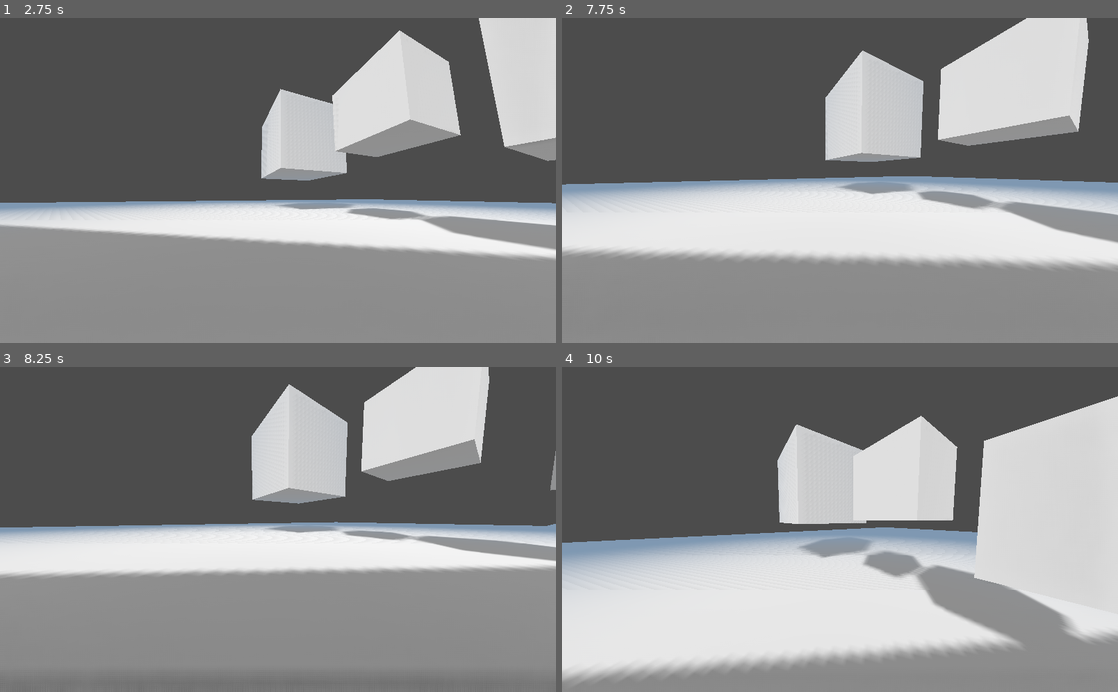
Above: before the commit, frames 1-4 (two rows, left to right).
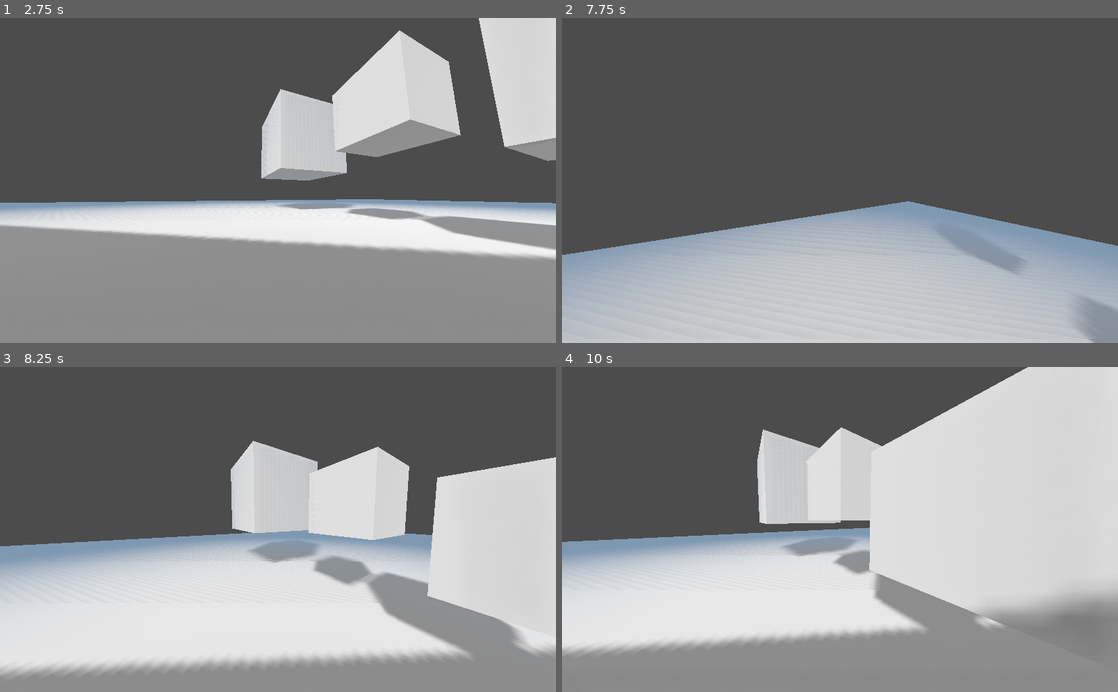
Above: after the commit, the same moments.

Repository: LoslierDimitri/Vampire
Game: Godot game, scene res://Main/Main.tscn
Two runs of this game, one before a commit and one after it. Both use one fixed random seed, a clock stepped at 60 frames per second and the inputs below.
Inputs (mouse positions are in pixels of both pictures, inside the frame that each line leads up to):
- Up to frame 1 (2.75 s): click "NEW_GAME" at 0.5 s; click "PROFIL_1" at 1.25 s; move the mouse to (305, 180) at 2.02 s; hold C (c) from 2.03 s (still down); tap D (d) at 2.3 s
- Up to frame 2 (7.75 s): tap Enter at 2.75, 7.25 s; move the mouse to (812, 180) at 2.77 s; release C (c) at 2.78 s; tap D (d) at 2.85 s; tap A (q) at 3.05 s; tap Space (space) at 3.5 s; move the mouse to (851, 174) at 3.52 s; hold A (q) 3.53-4.28 s; tap S (s) at 3.8, 4.35 s; move the mouse to (834, 187) at 4.27 s; tap Shift (shift) at 4.55 s; move the mouse to (878, 183) at 5.02 s; hold Shift (shift) 5.03-5.75 s; tap W (z) at 5.3, 7.35 s; tap Escape (esc) at 5.65 s; click "SAVE" at 5.75 s; click "CONTINUE" at 6.5 s; move the mouse to (795, 177) at 7.27 s; tap P (p, bound only after the commit) at 7.55 s
- Up to frame 3 (8.25 s): move the mouse to (283, 529) at 8.02 s; hold C (c) from 8.03 s (still down); tap P (p, bound only after the commit) at 8.1 s
- Up to frame 4 (10 s): tap Space (space) at 8.75 s; move the mouse to (817, 523) at 8.77 s; release C (c) at 8.78 s; tap C (c) at 8.85 s; tap D (d) at 9.05 s; move the mouse to (867, 529) at 9.52 s; hold D (d) from 9.53 s (still down); tap A (q) at 9.8 s

Frame 1 is identical in both runs. In frame 2, 62% of the frame differs, in the area x 0-100%, y 0-100%; in frame 3, 55%; in frame 4, 23%.

Commit message:
Save and load WIP
Save and load are WIP for now. Need to deserialize seved data and update the game.

Todo:
Finish save and load, update the game after load. Optimize loading if same map.

Diff:
--- a/Vampire_godot/Main/Main.tscn
+++ b/Vampire_godot/Main/Main.tscn
@@ -16,12 +16,15 @@
 [ext_resource path="res://Interface/Interface_menu_mission_rune.tscn" type="PackedScene" id=14]
 [ext_resource path="res://Interface/Interface_menu_mission_objective.tscn" type="PackedScene" id=15]
 [ext_resource path="res://Interface/Interface_menu_mission_object.tscn" type="PackedScene" id=16]
+[ext_resource path="res://Main/Save_data.tscn" type="PackedScene" id=17]
 
 [node name="Main" type="Spatial"]
 pause_mode = 2
 script = ExtResource( 1 )
 
 [node name="Save_load" parent="." instance=ExtResource( 8 )]
+
+[node name="Save_data" parent="." instance=ExtResource( 17 )]
 
 [node name="Interface_menu_load_game_profil" parent="." instance=ExtResource( 11 )]
 
--- /dev/null
+++ b/Vampire_godot/Main/Save_data.tscn
@@ -0,0 +1,6 @@
+[gd_scene load_steps=2 format=2]
+
+[ext_resource path="res://Script/Save_data.gd" type="Script" id=1]
+
+[node name="Save_data" type="Spatial" groups=["Sava_data"]]
+script = ExtResource( 1 )
--- /dev/null
+++ b/Vampire_godot/Map/Map_02.tscn
@@ -0,0 +1,25 @@
+[gd_scene load_steps=2 format=2]
+
+[ext_resource path="res://Model/Cube_01.tscn" type="PackedScene" id=1]
+
+[node name="Map_02" type="Spatial"]
+
+[node name="Position_player_spawn" type="Position3D" parent="."]
+transform = Transform( 1, 0, 0, 0, 1, 0, 0, 0, 1, -6.94829, 12.827, -7.716 )
+
+[node name="Navigation" type="NavigationAgent" parent="."]
+
+[node name="NavigationMeshInstance" type="NavigationMeshInstance" parent="Navigation"]
+
+[node name="BakedLightmap" type="DirectionalLight" parent="Navigation/NavigationMeshInstance"]
+transform = Transform( 0.795484, 0.286419, -0.534012, 0, 0.881246, 0.472658, 0.605974, -0.375992, 0.701017, 0, 80.5348, 49.2106 )
+shadow_enabled = true
+
+[node name="Ground" parent="Navigation/NavigationMeshInstance" instance=ExtResource( 1 )]
+transform = Transform( 43.8008, 0, 0, 0, 1, 0, 0, 0, 43.8008, 0, 0, 0 )
+
+[node name="Cube_01" parent="Navigation/NavigationMeshInstance" instance=ExtResource( 1 )]
+transform = Transform( 3.14473, 0, 0, 0, 3.14473, 0, 0, 0, 3.14473, 8.13867, 5.80291, 6.9669 )
+
+[node name="Cube_02" parent="Navigation/NavigationMeshInstance" instance=ExtResource( 1 )]
+transform = Transform( 2.63673, 0, 0, 0, 2.63673, 0, 0, 0, 2.63673, 10.6455, 13.3533, 0 )
--- a/Vampire_godot/Script/Interface/Interface_menu_load_game_profil.gd
+++ b/Vampire_godot/Script/Interface/Interface_menu_load_game_profil.gd
@@ -9,10 +9,10 @@
 	main_node.change_interface(main_node.INTERFACE_MENU_LOAD_GAME_PROFIL, main_node.INTERFACE_MENU_MAIN, Input.MOUSE_MODE_VISIBLE, "MENU_MAIN", true)
 
 func _on_Button_profil_1_pressed():
-	pass # Replace with function body.
+	main_node.get_node("Save_load").load_file(1)
 
 func _on_Button_profil_2_pressed():
-	pass # Replace with function body.
+	main_node.get_node("Save_load").load_file(2)
 
 func _on_Button_profil_3_pressed():
-	pass # Replace with function body.
+	main_node.get_node("Save_load").load_file(3)
--- a/Vampire_godot/Script/Interface/Interface_menu_load_game_profil_selected.gd
+++ b/Vampire_godot/Script/Interface/Interface_menu_load_game_profil_selected.gd
@@ -9,7 +9,7 @@
 	main_node.change_interface(main_node.INTERFACE_MENU_LOAD_GAME_PROFIL_SELECTED, main_node.INTERFACE_MENU_PAUSE, Input.MOUSE_MODE_VISIBLE, "MENU_PAUSE", true)
 
 func _on_Button_load_1_pressed():
-	pass # Replace with function body.
+	main_node.get_node("Save_load").load_file(main_node.PROFIL)
 
 func _on_Button_load_2_pressed():
 	pass # Replace with function body.
--- a/Vampire_godot/Script/Interface/Interface_menu_new_game_profil.gd
+++ b/Vampire_godot/Script/Interface/Interface_menu_new_game_profil.gd
@@ -18,8 +18,8 @@
 	new_game(3)
 
 func new_game(profil):
-	main_node.load_scene("res://Map/Map_01.tscn", "Map_actual")
-	main_node.load_scene("res://Player/Player.tscn", "Player_actual")
+	main_node.load_scene_map("res://Map/Map_01.tscn", "Map_actual", "Map_01")
+	main_node.load_scene_player("res://Player/Player.tscn", "Player_actual")
 
 	var map_actual = get_parent().get_node("Map_actual")
 	var initial_player_position = map_actual.get_node("Position_player_spawn")
@@ -27,5 +27,6 @@
 	player_actual.global_transform.origin = initial_player_position.global_transform.origin
 
 	main_node.PROFIL = profil
+#	main_node.map_actual = "Map_01"
 
 	main_node.change_interface(main_node.INTERFACE_MENU_NEW_GAME_PROFIL, main_node.INTERFACE_MENU_NO, Input.MOUSE_MODE_CAPTURED, "MENU_NO", false)
--- a/Vampire_godot/Script/Interface/Interface_menu_pause.gd
+++ b/Vampire_godot/Script/Interface/Interface_menu_pause.gd
@@ -9,7 +9,7 @@
 	main_node.change_interface(main_node.INTERFACE_MENU_PAUSE, main_node.INTERFACE_MENU_NO, Input.MOUSE_MODE_CAPTURED, "MENU_NO", false)
 
 func _on_Button_save_pressed():
-#	main_node.get_node("Save_load").save_file(0)
+	main_node.get_node("Save_load").save_file(main_node.PROFIL)
 	pass
 
 func _on_Button_load_pressed():
--- a/Vampire_godot/Script/Main.gd
+++ b/Vampire_godot/Script/Main.gd
@@ -28,6 +28,8 @@
 
 var option_from
 
+var map_actual
+
 func _ready():
 	Input.set_mouse_mode(Input.MOUSE_MODE_VISIBLE)
 
@@ -53,6 +55,7 @@
 
 func _process(delta):
 	interface_control()
+	test_change_map()
 
 func interface_control():
 	if (STATE == "MENU_NO"):
@@ -77,7 +80,14 @@
 			remove_visible_interface(INTERFACE_MENU_MISSION_RUNE)
 			change_interface(INTERFACE_MENU_MISSION_OBJECT, INTERFACE_MENU_NO, Input.MOUSE_MODE_CAPTURED, "MENU_NO", false)
 
-func load_scene(load_scene, load_name):
+func load_scene_map(load_scene, load_name, node_name):
+	load_scene = load(load_scene)
+	load_instance = load_scene.instance()
+	load_instance.name = load_name
+	map_actual = node_name
+	add_child(load_instance)
+
+func load_scene_player(load_scene, load_name):
 	load_scene = load(load_scene)
 	load_instance = load_scene.instance()
 	load_instance.name = load_name
@@ -85,7 +95,7 @@
 
 func remove_scene(remove_name):
 	var node_to_remove = get_node(remove_name)
-	node_to_remove.queue_free()
+	node_to_remove.free()
 
 func change_interface(interface_from, interface_to, mouse_control, state, pause):
 	interface_from.visible = false
@@ -108,3 +118,19 @@
 
 func remove_visible_interface(interface):
 	interface.visible = false
+
+func test_change_map():
+	if (Input.is_action_just_pressed("p")):
+		remove_scene("Map_actual")
+
+		if (map_actual == "Map_01"):
+			load_scene_map("res://Map/Map_02.tscn", "Map_actual", "Map_02")
+		else:
+			load_scene_map("res://Map/Map_01.tscn", "Map_actual", "Map_01")
+
+		var map_actual = get_node("Map_actual")
+		var initial_player_position = map_actual.get_node("Position_player_spawn")
+		var player_actual = get_node("Player_actual")
+		player_actual.global_transform.origin = initial_player_position.global_transform.origin
+
+#		get_node("@Map_actual@2").name = "Map_actual"
--- a/Vampire_godot/Script/Player/Player.gd
+++ b/Vampire_godot/Script/Player/Player.gd
@@ -113,7 +113,9 @@
 	if event is InputEventMouseMotion:
 		rotate_y(deg2rad(-event.relative.x * mouse_sensitivity))
 		CAMERA_PIVOT.rotate_x(deg2rad(-event.relative.y * mouse_sensitivity))
-		CAMERA_PIVOT.rotation.x = clamp(CAMERA_PIVOT.rotation.x, deg2rad(-89), deg2rad(89))
+		CAMERA_PIVOT.rotation.x = clamp(CAMERA_PIVOT.rotation.x, deg2rad(-80), deg2rad(80))
+		CAMERA_PIVOT.rotation.y = 0
+		CAMERA_PIVOT.rotation.z = 0
 
 ##########################################################################
 func process_movement(delta):
--- /dev/null
+++ b/Vampire_godot/Script/Save_data.gd
@@ -0,0 +1,37 @@
+extends Spatial
+
+onready var main_node = get_parent()
+
+var map_actual
+var player_position
+var player_orientation
+
+func update():
+	update_map()
+	update_player()
+
+#	serialize()
+#	deserialize(serialize())
+
+func update_map():
+	map_actual = main_node.map_actual
+
+func update_player():
+	player_position = main_node.get_node("Player_actual").global_transform.origin
+	player_orientation = Vector3(main_node.get_node("Player_actual").CAMERA_PIVOT.rotation_degrees.x, main_node.get_node("Player_actual").rotation_degrees.y, 0)
+
+func serialize():
+	return {
+		"Map_actual" : map_actual,
+		"Player_position" : player_position,
+		"Player_orientation" : player_orientation,
+	}
+
+#func deserialize(dictionary):
+#	var map_actual = dictionary["Map_actual"]
+#	var player_position = dictionary["Player_position"]
+#	var player_orientation = dictionary["Player_orientation"]
+
+#	print(map_actual)
+#	print(player_position)
+#	print(player_orientation)
--- a/Vampire_godot/Script/Save_load.gd
+++ b/Vampire_godot/Script/Save_load.gd
@@ -3,28 +3,32 @@
 onready var main_node = get_parent()
 
 func _ready():
-#	print(main_node)
 	pass
 
 func save_file(profil):
-	var score_file = "res://Save.save"
-	var file = File.new()
-	file.open(score_file, File.WRITE)
-	var dict = {
-		"Map_actual" : main_node.get_node("Map_actual"),
-		"Player_position" : main_node.get_node("Player_actual").global_transform.origin,
-	}
-	file.store_var(dict)
-	file.close()
+	var Save_data = get_tree().get_nodes_in_group("Sava_data")
+	var file_name = "res://Save_" + str(profil) + ".save"
+
+	for save_data in Save_data:
+		save_data.update()
+
+		var file = File.new()
+		file.open(file_name, File.WRITE)
+
+		var dict = save_data.serialize()
+
+		file.store_var(dict)
+		file.close()
+
+	load_file(profil)
 
 func load_file(profil):
-	var score_file = "Save.save"
+	var file_name = "Save_" + str(profil) + ".save"
+
 	var file = File.new()
-	if file.file_exists(score_file):
-		file.open(score_file, File.READ)
+	if file.file_exists(file_name):
+		file.open(file_name, File.READ)
 		var value = file.get_var()
 		file.close()
-#		print(value.get("Map_actual"))
-		var test = value.get("Map_actual")
-		print(test)
-		print(value.get("Player_position"))
+
+#		print(value)
--- a/Vampire_godot/project.godot
+++ b/Vampire_godot/project.godot
@@ -69,6 +69,11 @@
 "events": [ Object(InputEventKey,"resource_local_to_scene":false,"resource_name":"","device":0,"alt":false,"shift":false,"control":false,"meta":false,"command":false,"pressed":false,"scancode":0,"physical_scancode":16777218,"unicode":0,"echo":false,"script":null)
  ]
 }
+p={
+"deadzone": 0.5,
+"events": [ Object(InputEventKey,"resource_local_to_scene":false,"resource_name":"","device":0,"alt":false,"shift":false,"control":false,"meta":false,"command":false,"pressed":false,"scancode":0,"physical_scancode":80,"unicode":0,"echo":false,"script":null)
+ ]
+}
 
 [physics]
 
Not shown: 1 places in Vampire_godot/Main/Main.tscn that only renumber resources
Not shown, removed: Vampire_godot/Save.save
Not shown, added: Vampire_godot/Save_1.save
Not shown, added: Vampire_godot/Save_2.save
Not shown, added: Vampire_godot/Save_3.save
